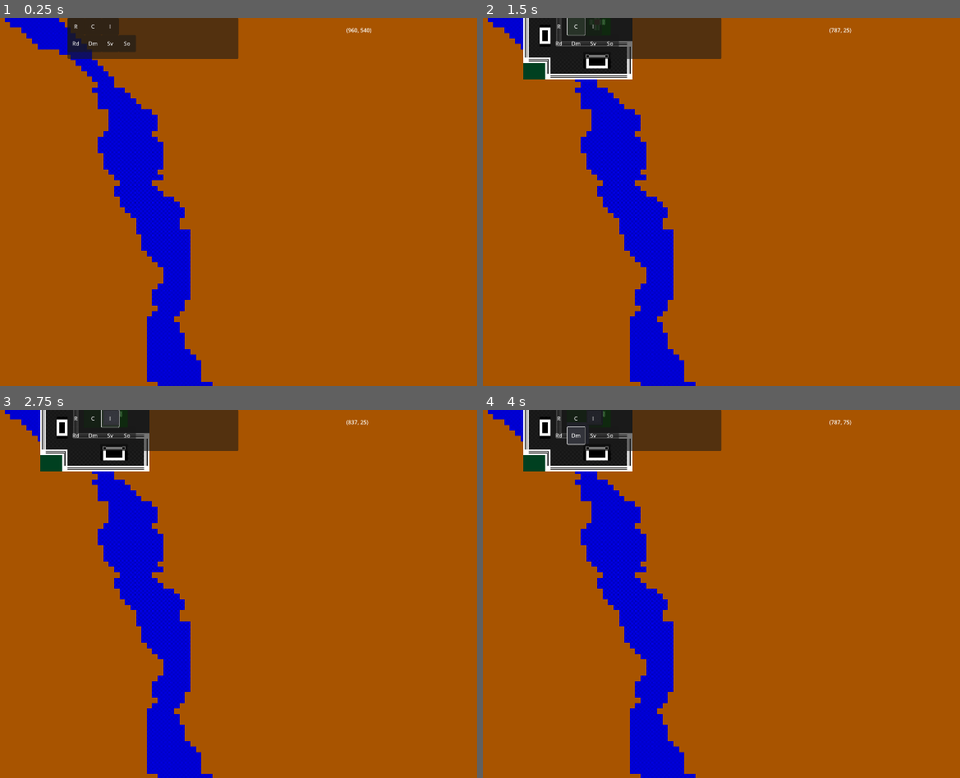
Above: before the commit, frames 1-4 (two rows, left to right).
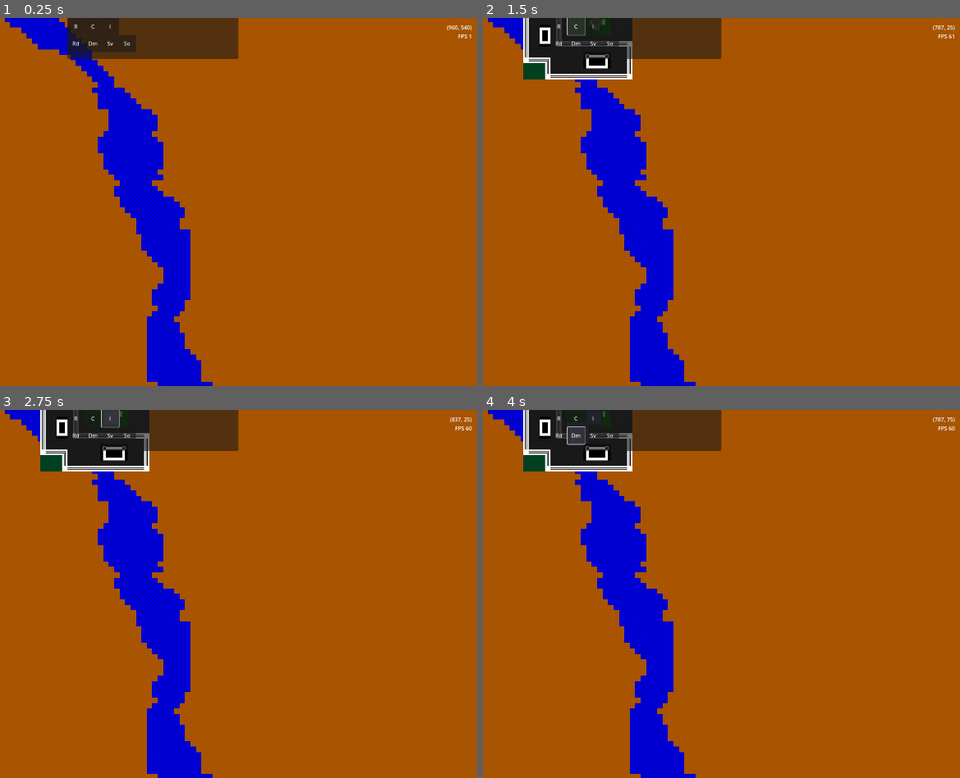
Above: after the commit, the same moments.

Repository: ahakkar/ACSIM
Game: Godot game, scene res://scenes/Main.tscn
The game is run twice, just before and just after one commit, with the same random seed, the same clock (stepped at 60 frames per second) and the same inputs.
Inputs:
- Up to frame 1 (0.25 s): no input
- Up to frame 2 (1.5 s): click "R" at 0.5 s; click "C" at 1.25 s
- Up to frame 3 (2.75 s): click "I" at 2 s
- Up to frame 4 (4 s): click "Rd" at 2.75 s; click "Dm" at 3.5 s

The runs differ from the first frame. In frame 1, 0.1% of the frame differs, in the area x 72-99%, y 2-6%; in frame 2, 0.1%; in frame 3, 0.1%; in frame 4, 0.1%.

Commit message:
separate func for tile placement error checking

Diff:
--- a/scenes/Building.gd
+++ b/scenes/Building.gd
@@ -1,4 +1,4 @@
-extends Node2D
+extends TileMap
 
-func _process(delta):
+func _process(_delta):
 	position = get_viewport().get_mouse_position()
--- a/scenes/Building.tscn
+++ b/scenes/Building.tscn
@@ -1,8 +1,6 @@
-[gd_scene load_steps=3 format=3 uid="uid://sqvd1ev6ubp"]
+[gd_scene load_steps=2 format=3 uid="uid://sqvd1ev6ubp"]
 
 [ext_resource type="Script" path="res://scenes/Building.gd" id="1_uqlnt"]
-[ext_resource type="Texture2D" uid="uid://dabmo11wkiwm3" path="res://art/buildings/building_grid.png" id="1_yd1tr"]
 
 [node name="Building" type="Sprite2D"]
-texture = ExtResource("1_yd1tr")
 script = ExtResource("1_uqlnt")
--- a/scenes/Main.tscn
+++ b/scenes/Main.tscn
@@ -549,10 +549,11 @@
 
 [node name="DebugInfo" type="Label" parent="UILayer/Control"]
 layout_mode = 0
-offset_left = 568.0
-offset_top = 24.0
-offset_right = 928.0
-offset_bottom = 280.0
+offset_left = 648.0
+offset_top = 16.0
+offset_right = 936.0
+offset_bottom = 256.0
+horizontal_alignment = 2
 
 [connection signal="set_camera_position" from="World" to="World/CameraZoom2D" method="_on_world_set_camera_position"]
 [connection signal="button_pressed" from="UILayer/Control" to="World" method="_on_control_button_pressed"]
--- a/scripts/CameraZoom2D.gd
+++ b/scripts/CameraZoom2D.gd
@@ -25,7 +25,6 @@
 	)
 
 func _on_world_set_camera_position(pos: Vector2) -> void:
-	print("Setting camera pos:", pos)
 	self.position = pos
 
 func _unhandled_input(event):
--- a/scripts/Control.gd
+++ b/scripts/Control.gd
@@ -22,7 +22,7 @@
 
 # Called every frame. 'delta' is the elapsed time since the previous frame.
 func _process(_delta):
-	debug_info.set_text(str(get_viewport().get_mouse_position()))
+	debug_info.set_text(str(get_viewport().get_mouse_position()) +"\n" + "FPS " + str(Engine.get_frames_per_second()))
 
 # defines construction toolbar buttons
 func create_buttons():
@@ -31,7 +31,8 @@
 		var node_path = get_node(Globals.CONSTRUCTION_PANEL_NODE + "/" + str(button))
 
 		if(!node_path):
-			push_error("Error: Button '%s' not found when trying to set it's properties in Control.gd!", button)
+			var errmsg = Globals.ERROR_BUTTON_NOT_FOUND % button
+			push_error(errmsg)
 
 		node_path.set_size(Globals.GUI_BUILD_BUTTON_SIZE)
 		node_path.set_position(values[0])
--- a/scripts/Globals.gd
+++ b/scripts/Globals.gd
@@ -61,6 +61,13 @@
 const TILE_SIZE_Y:int = 16
 
 # error messages
+const ERROR_BUILDING_TYPE_NOT_SET:String = "Building type not set, while trying to place building."
+const ERROR_BUTTON_NOT_FOUND:String = "Button '%s' not found when trying to set it's properties in Control.gd!"
+const ERROR_FAILED_TO_LOAD_FILE:String = "Failed to load image with filename: '%s'"
+const ERROR_TILE_X_COORDS_OUT_OF_BOUNDS:String = "Trying to build outside the game area: '%s'. Cell should be between '%s-%s'"
+const ERROR_TILE_Y_COORDS_OUT_OF_BOUNDS:String = "Trying to build outside the game area: y is: '%s'. Cell should be between '%s-%s'"
 const ERROR_IMAGE_WIDTH_INCORRECT:String = "Provided map image width '%s' too small or too large. Width should be between: '%s-%s'"
 const ERROR_IMAGE_HEIGHT_INCORRECT:String = "Provided map image height '%s' too small or too large. Height should be between: '%s-%s'"
-const ERROR_FAILED_TO_LOAD_FILE:String = "Failed to load image with filename: '%s'"
+const ERROR_MAKING_WORLD_INSTANCE:String = "Error while making an instance of World node."
+const ERROR_WHILE_GENERATING_MAP:String = "Error in generating the map. Game won't start."
+const ERROR_WORLD_TILEMAP_NODE_MISSING:String = "World TileMap node missing or name is wrong. Tried to load: '%s'"
--- a/scripts/Main.gd
+++ b/scripts/Main.gd
@@ -20,14 +20,13 @@
 func _ready():
 	Globals.world_map = get_node("World")
 	if !Globals.world_map:
-		push_error("Error while making an instance of World node.")
+		push_error(Globals.ERROR_MAKING_WORLD_INSTANCE)
 		quit_game()
 
 	# generate terrain. quit game if generation fails.
 	if !Globals.world_map.generate_terrain(map_file_name):
-		push_error("Error in generating the map. Game won't start.")
+		push_error(Globals.ERROR_WHILE_GENERATING_MAP)
 		quit_game()
-		#SceneTree.quit
 
 # Called every frame. 'delta' is the elapsed time since the previous frame.
 func _process(_delta):
@@ -35,3 +34,4 @@
 
 func quit_game():
 	get_tree().get_root().propagate_notification(NOTIFICATION_WM_CLOSE_REQUEST)
+	#SceneTree.quit
--- a/scripts/World.gd
+++ b/scripts/World.gd
@@ -2,9 +2,10 @@
 
 signal set_camera_position(pos:Vector2)
 
-var building : bool = false
+var has_placeable_building: bool = false
+var building
 var building_type: String
-#var scene
+var scene
 
 # Called when the node enters the scene tree for the first time.
 func _ready():
@@ -14,37 +15,13 @@
 func _process(_delta):
 	pass
 
-
-func _on_control_button_pressed(type):
-	# create new building, in Building node it is attached to mouse cursor
-	#scene = load(Globals.SCENE_PATH + "Building.tscn")
-	#building = scene.instantiate()
-	#add_child(building)
-	self.building = true
-	self.building_type = type
-
-	#print(button_name + " button pressed in Control! :-0")
-	pass
-
-func _input(event):
-	# place the building
-	if event.is_action_pressed("place_building") and building != false:
-		# stop processing the sprite (fix it in place). no idea if it is a good idea yet..
-		#building.set_process(false)
-		building = false
-		place_building_to_map(event)
-
-	# cancel placement
-	if event.is_action_pressed("cancel"):
-		if building != false:
-			pass
-
-func calculate_grid_coordinates(map_position: Vector2) -> Vector2:
-	return (map_position).floor()
-
-func place_building_to_map(event):
+func get_building_properties() -> Array:
 	var tileset_id = 0 # default value
 	var tilemap_tile_coords: Vector2i
+
+	if building_type == null:
+		push_error(Globals.ERROR_BUILDING_TYPE_NOT_SET)
+		return []
 
 	# layer | position coords | tileset id | coords of the tile at tilemap | alternative tile
 	match building_type:
@@ -73,11 +50,52 @@
 			tilemap_tile_coords = Vector2i(16,16)
 			tileset_id = 1
 
-	var mouse_pos = local_to_map(get_global_mouse_position())
-	set_cell(Globals.LAYER_BUILDINGS, mouse_pos, tileset_id, tilemap_tile_coords, 0)
-	#print("cell set at layer ", Globals.LAYER_BUILDINGS)
-	#print("cellpos:", local_to_map(get_global_mouse_position()))
-	#print("event position:", event.position)
+	return [tileset_id, tilemap_tile_coords]
+
+func _on_control_button_pressed(type):
+	self.building_type = type
+
+	# create new building, in Building node it is attached to mouse cursor
+	var building_properties = get_building_properties()
+	scene = load(Globals.SCENE_PATH + "Building.tscn")
+	building = scene.instantiate()
+	#building.set_cell(0, Vector2i(0,0), building_properties[0], building_properties[1], 0)
+	add_child(building)
+
+	has_placeable_building = true
+
+func _input(event):
+	# place the building
+	if event.is_action_pressed("place_building") and has_placeable_building:
+		has_placeable_building = false
+		place_building_to_map()
+
+	# cancel placement
+	if event.is_action_pressed("cancel"):
+		if has_placeable_building:
+			pass
+
+func calculate_grid_coordinates(map_position: Vector2) -> Vector2:
+	return (map_position).floor()
+
+func are_coords_valid(value:int, errmsg:String) -> bool:
+	if Globals.MAP_MIN_HEIGHT > value or value > Globals.MAP_MAX_HEIGHT:
+		errmsg = errmsg % [value, Globals.MAP_MIN_HEIGHT, Globals.MAP_MAX_HEIGHT]
+		push_error(errmsg)
+		return false
+
+	return true
+
+func place_building_to_map():
+	var building_properties = get_building_properties()
+	var tile_on_mouse = local_to_map(get_global_mouse_position())
+
+	if !are_coords_valid(tile_on_mouse.y,Globals.ERROR_TILE_Y_COORDS_OUT_OF_BOUNDS):
+		return false
+	elif !are_coords_valid(tile_on_mouse.x,Globals.ERROR_TILE_X_COORDS_OUT_OF_BOUNDS):
+		return false
+
+	set_cell(Globals.LAYER_BUILDINGS, tile_on_mouse, building_properties[0], building_properties[1], 0)
 
 func generate_terrain(filename) -> bool:
 	# Try to load the image which we used to place water & ground to world map
@@ -88,30 +106,22 @@
 		push_error(errmsg % filename)
 		return false
 
-	var image_height:int = image.get_height()
-	var image_width:int = image.get_width()
-
 	# Check if image is too small or too large
-	if Globals.MAP_MIN_HEIGHT > image_height or image_height > Globals.MAP_MAX_HEIGHT:
-		var errmsg = Globals.ERROR_IMAGE_HEIGHT_INCORRECT
-		errmsg = errmsg % [image_height, Globals.MAP_MIN_HEIGHT, Globals.MAP_MAX_HEIGHT]
-		push_error(errmsg)
+	var image_size:Vector2i = image.get_size()
+	if !are_coords_valid(image_size.y,Globals.ERROR_IMAGE_HEIGHT_INCORRECT):
 		return false
-	elif Globals.MAP_MIN_WIDTH > image_width or image_width > Globals.MAP_MAX_WIDTH:
-		var errmsg = Globals.ERROR_IMAGE_WIDTH_INCORRECT
-		errmsg = errmsg % [image_width, Globals.MAP_MIN_WIDTH, Globals.MAP_MAX_WIDTH]
-		push_error(errmsg)
+	elif !are_coords_valid(image_size.x,Globals.ERROR_IMAGE_WIDTH_INCORRECT):
 		return false
 
 	# Try to load the world tilemap where we place the tiles
 	if (Globals.world_map == null):
-		print("World TileMap node missing or name is wrong.\n
-			  Tried to load: '%s'", Globals.WORLD_NODE)
+		var errmsg = Globals.ERROR_WORLD_TILEMAP_NODE_MISSING % Globals.WORLD_NODE
+		push_error(errmsg)
 		return false
 
 	# Finally populate the world map with hopefully valid tiles!
-	for x in image_width:
-		for y in image_height:
+	for x in image_size.x:
+		for y in image_size.y:
 			# layer | position coords | tilemap id | coords of the tile at tilemap | alternative tile
 			if image.get_pixel(x, y) == Globals.WATER_TILE_COLOR_IN_MAP_FILE:
 				Globals.world_map.set_cell(Globals.LAYER_TERRAIN, Vector2i(x, y), 2, Vector2i(0,0), 0)
@@ -119,6 +129,6 @@
 	# center camera to world map
 	emit_signal(
 		"set_camera_position",
-		Vector2(image_height/2.0*Globals.TILE_SIZE_X, image_width/2.0*Globals.TILE_SIZE_Y)
+		Vector2(image_size.x/2.0*Globals.TILE_SIZE_X, image_size.y/2.0*Globals.TILE_SIZE_Y)
 	)
 	return true
